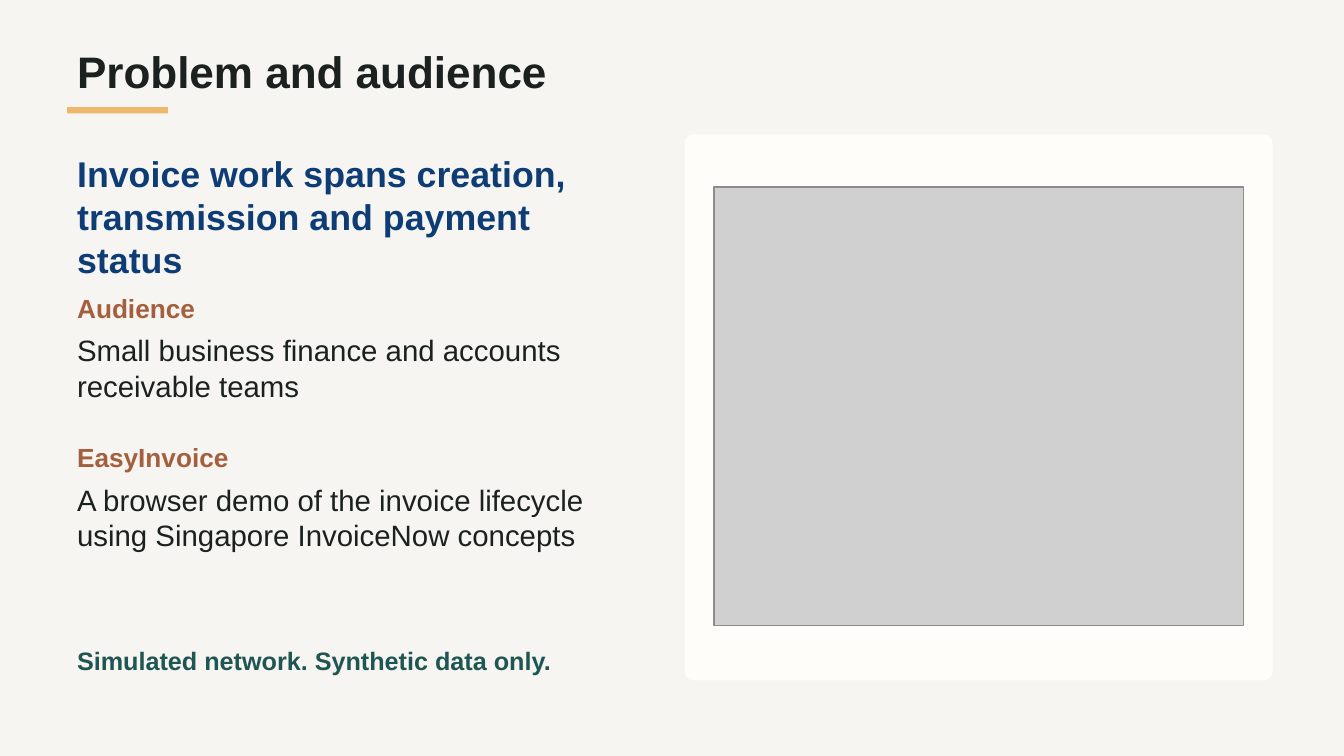
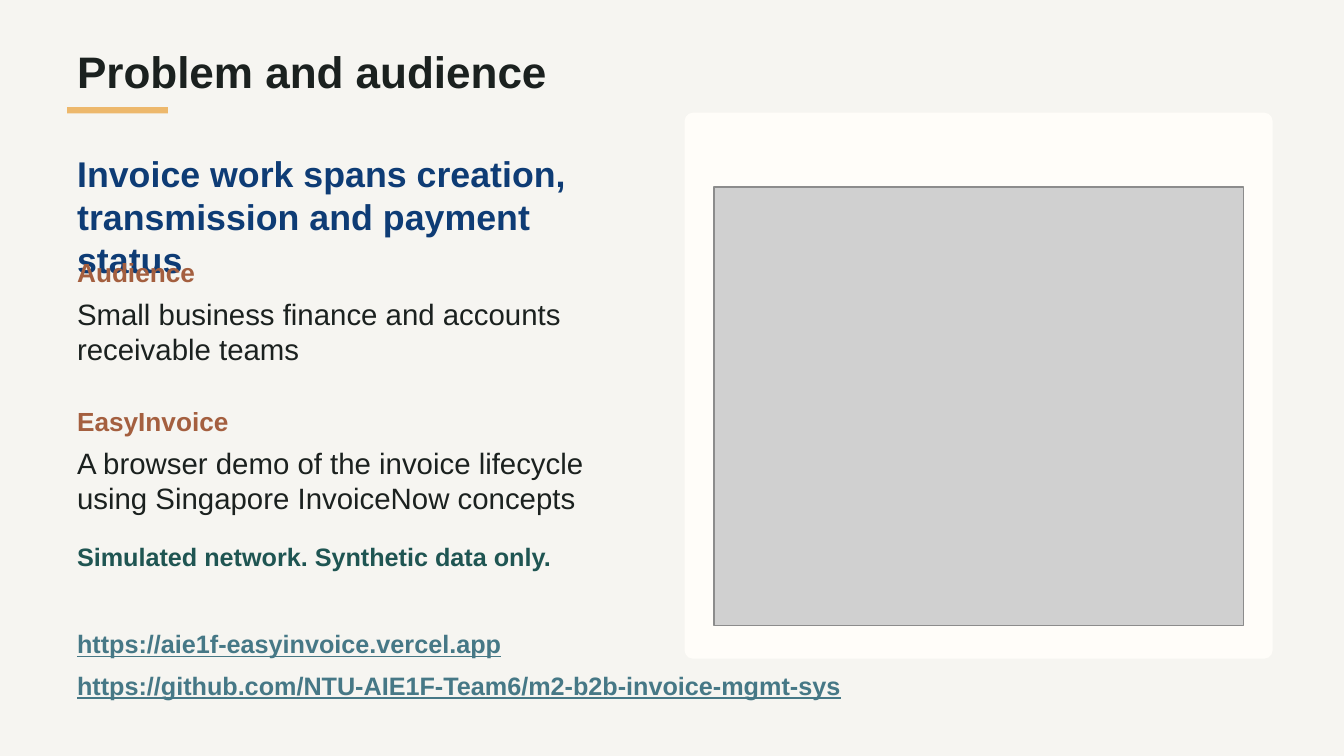
Before and after one commit to NTU-AIE1F-Team6/m2-b2b-invoice-mgmt-sys, a slide deck: slide 2 of docs/planning/EasyInvoice-Module2-Presentation.pptx. Drawn at 1344x756 pixels with LibreOffice and Linux fonts; fonts in the diff are those of the drawing; grey boxes stand for pictures. Boxes give left, top, right and bottom in pixels: in the first picture for what was removed or moved away, otherwise in the second. Text is boxed around its words. In the diff, an @@ line names an element or a change of style, - is before the commit and + after.

```diff
--- a/docs/planning/EasyInvoice-Module2-Presentation.pptx
+++ b/docs/planning/EasyInvoice-Module2-Presentation.pptx
@@ rounded rectangle: place and size @@
-rounded rectangle at <box>685,134,1272,681</box>
+rounded rectangle at <box>685,113,1272,659</box>
@@ 4 texts: place and size @@
-4 texts at <box>77,299,583,552</box>
+4 texts at <box>77,260,583,515</box>
@@ text "Simulated network. Synthetic data only.": place and size @@
-text "Simulated network. Synthetic data only." at <box>77,651,551,676</box>
+text "Simulated network. Synthetic data only." at <box>77,547,551,572</box>
@@ text added at <box>77,634,840,700</box>, 18 pt, text #467886, bold, underline @@
+https://aie1f-easyinvoice.vercel.app
+https://github.com/NTU-AIE1F-Team6/m2-b2b-invoice-mgmt-sys
```
Also in this commit, not shown: 3 other files.
